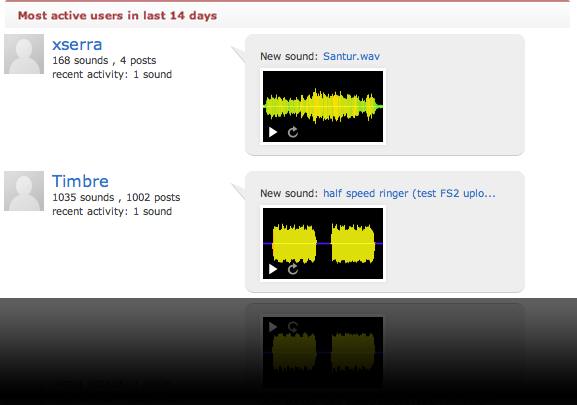
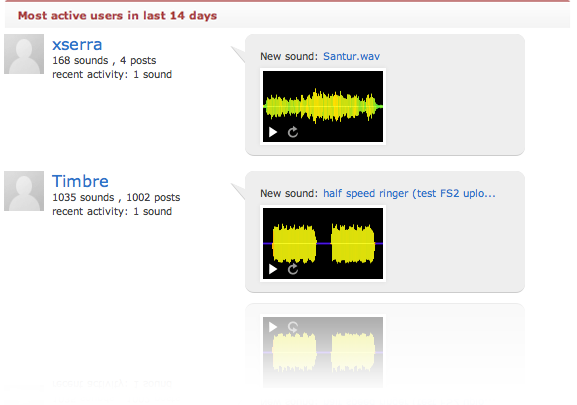
The second w=577, h=405 image is a revision of the first. Changes to its layers:
painted on "Layer 2" over [left=0, top=298, right=577, bottom=405]
